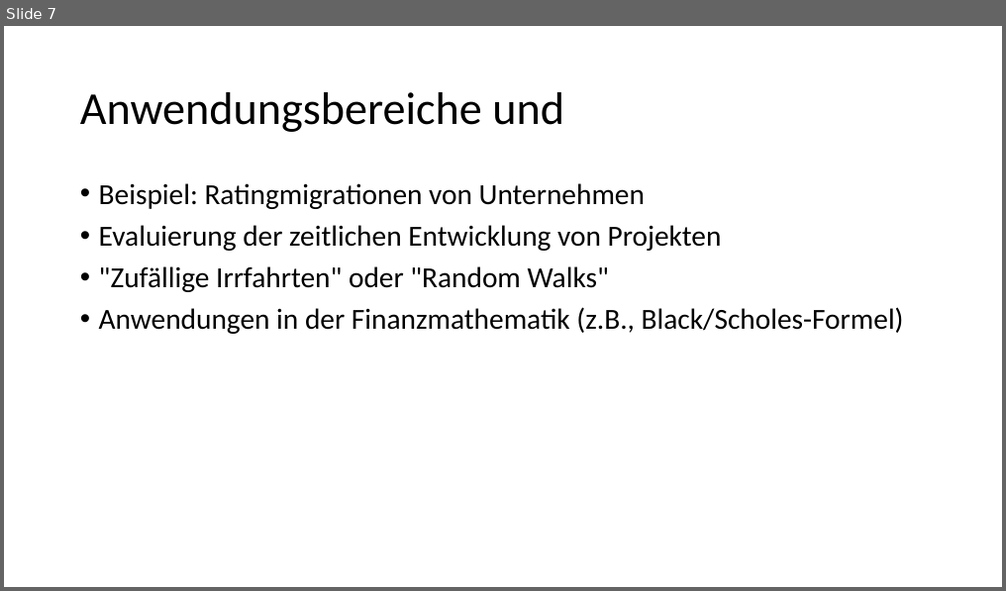
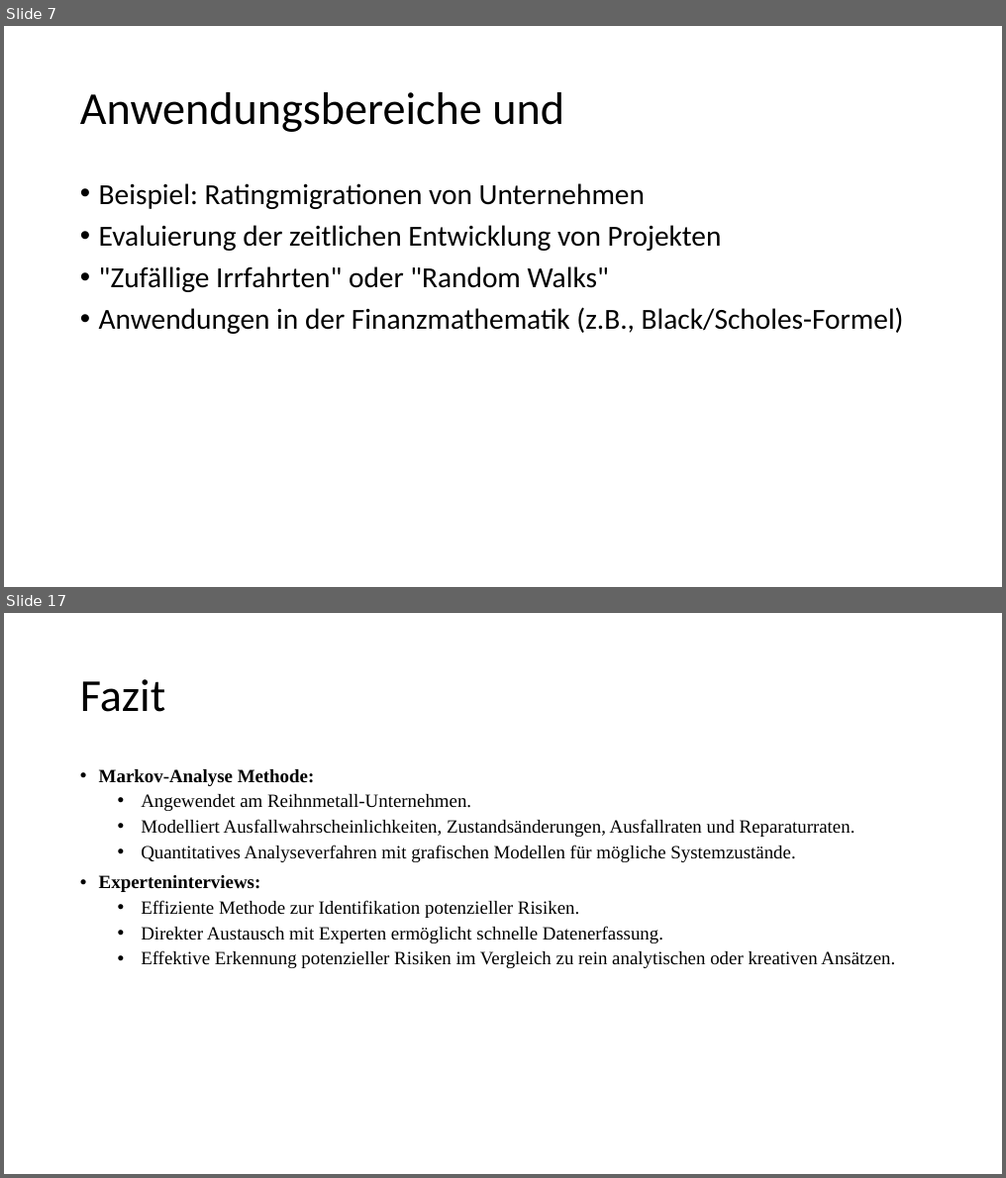
Before and after one commit to Nicolas2912/Risikomanagment_Rheinmetall, a slide deck: 2.Vortrag/Markov-Analyse_Präsentation.pptx. Shown one above the other, each under a label of ours: slide 7 before the commit, slides 7 and 17 after it; the slides between them are not shown. The pictures are 1006x591 and 1006x1178 pixels, drawn with LibreOffice and Linux fonts; fonts in the diff are those of the drawing. Boxes give left, top, right and bottom in pixels: in the first picture for what was removed or moved away, otherwise in the second. Text is boxed around its words. In the diff, an @@ line names an element or a change of style, - is before the commit and + after.

```diff
--- a/2.Vortrag/Markov-Analyse_Präsentation.pptx
+++ b/2.Vortrag/Markov-Analyse_Präsentation.pptx
@@ slide 17 added at [4, 613, 1002, 1174], background #FFFFFF @@
@@ title added at [80, 679, 165, 712], 44 pt, text #000000 @@
+Fazit
@@ text added at [99, 769, 895, 968], 18 pt, text #000000 @@
+• Markov-Analyse Methode:
+  • Angewendet am Reihnmetall-Unternehmen.
+  • Modelliert Ausfallwahrscheinlichkeiten, Zustandsänderungen, Ausfallraten und Reparaturraten.
+  • Quantitatives Analyseverfahren mit grafischen Modellen für mögliche Systemzustände.
+• Experteninterviews:
+  • Effiziente Methode zur Identifikation potenzieller Risiken.
+  • Direkter Austausch mit Experten ermöglicht schnelle Datenerfassung.
+  • Effektive Erkennung potenzieller Risiken im Vergleich zu rein analytischen oder kreativen Ansätzen.
```
Also in this commit, not shown: 5 slides changed, 1 other slide added, 2 slides removed, 1 other file.
